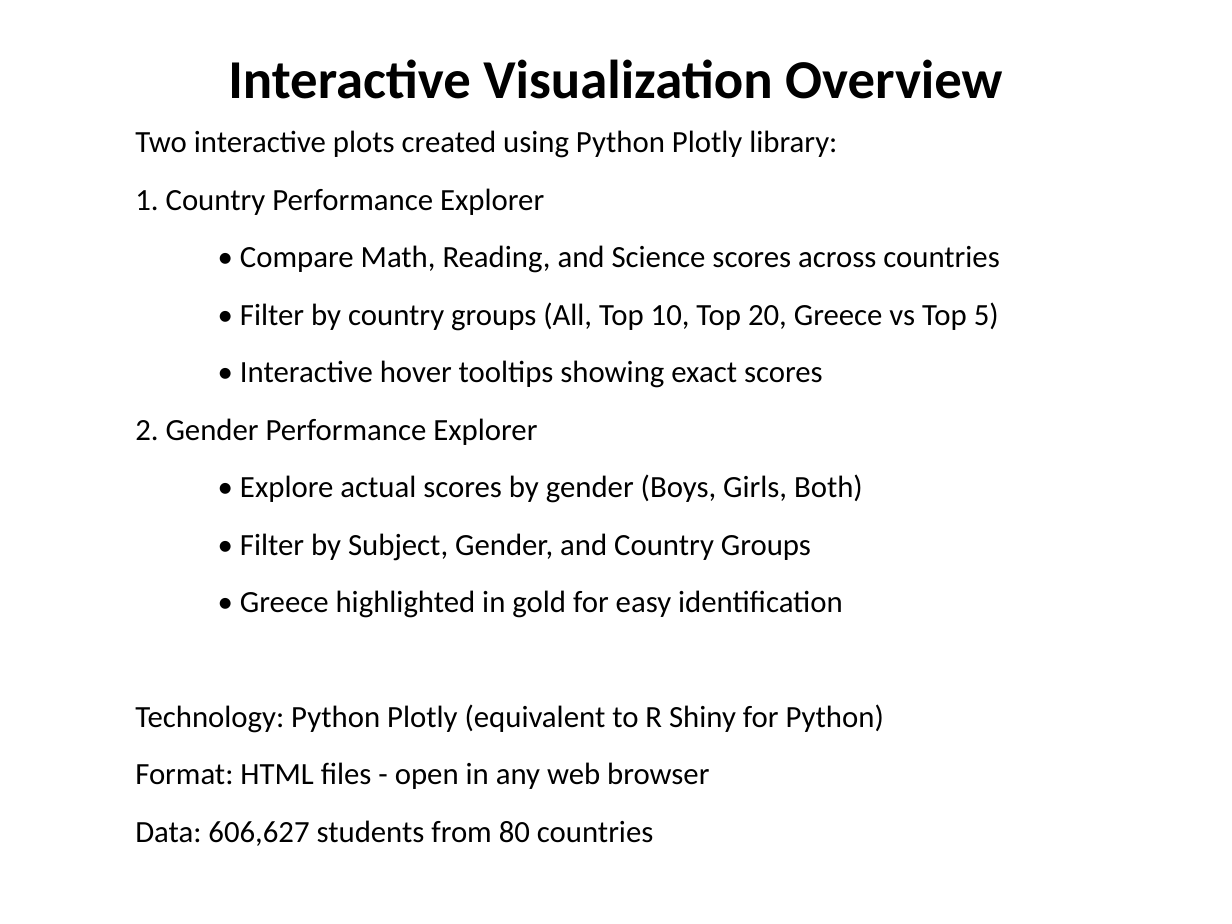
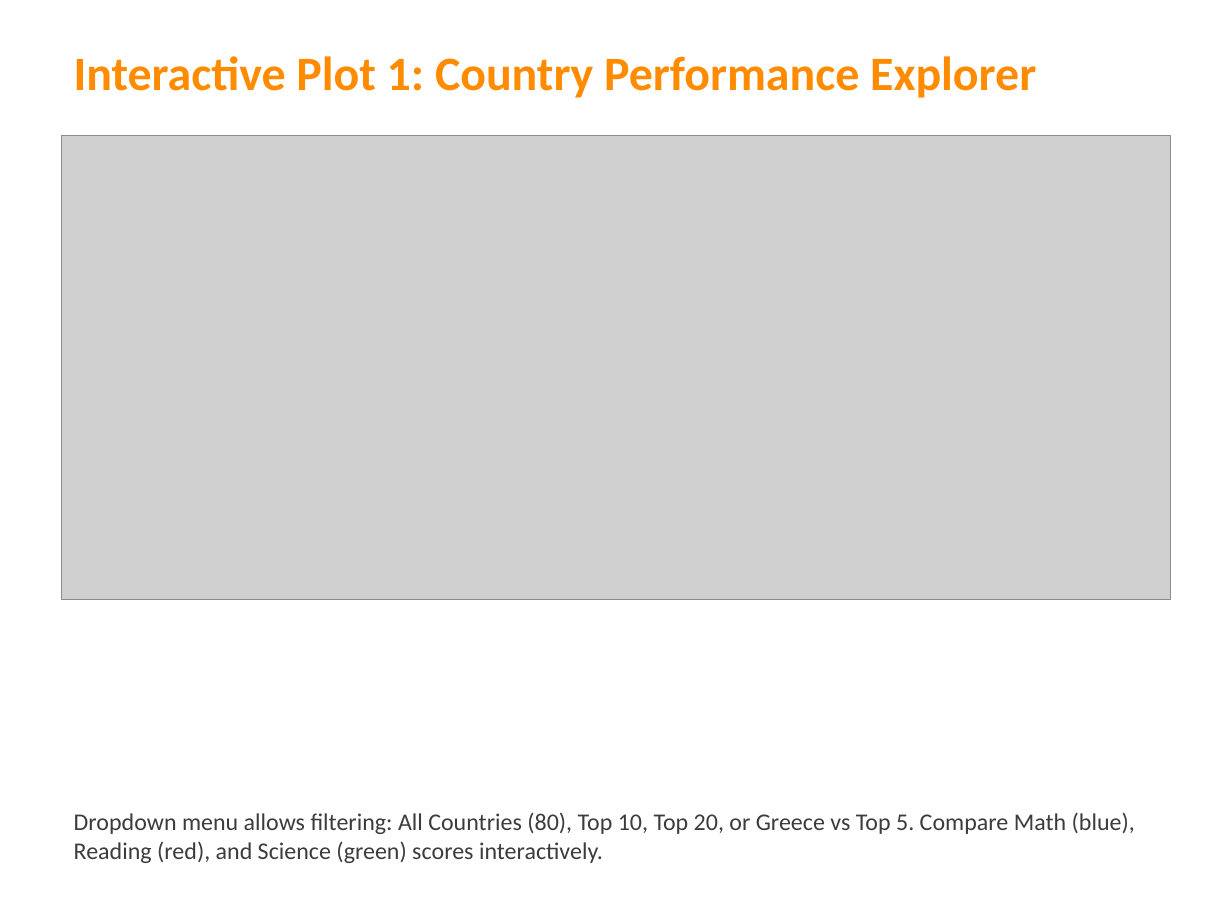
Before and after one commit to kitsakisGk/Masters_AUEB, a slide deck: slide 2 of Data_visualization/Assignment_1/PISA_2018_Interactive_Plots.pptx. Drawn at 1232x924 pixels with LibreOffice and Linux fonts; fonts in the diff are those of the drawing; grey boxes stand for pictures. Boxes give left, top, right and bottom in pixels: in the first picture for what was removed or moved away, otherwise in the second. Text is boxed around its words. In the diff, an @@ line names an element or a change of style, - is before the commit and + after.

Commit message:
Update Data Visualization Assignment 1: Replace with EDA notebook and reorganize plots

```diff
--- a/Data_visualization/Assignment_1/PISA_2018_Interactive_Plots.pptx
+++ b/Data_visualization/Assignment_1/PISA_2018_Interactive_Plots.pptx
@@ text at box(74, 56, 1036, 98): text changed; size 32 to 28 pt; text colour #000000 to #FF8C00 @@
-Interactive Visualization Overview
+Interactive Plot 1: Country Performance Explorer
@@ picture added at box(62, 136, 1170, 600) @@
@@ text removed at box(135, 130, 999, 846) @@
-Two interactive plots created using Python Plotly library:
-1. Country Performance Explorer
-  • Compare Math, Reading, and Science scores across countries
-  • Filter by country groups (All, Top 10, Top 20, Greece vs Top 5)
-  • Interactive hover tooltips showing exact scores
-2. Gender Performance Explorer
-  • Explore actual scores by gender (Boys, Girls, Both)
-  • Filter by Subject, Gender, and Country Groups
-  • Greece highlighted in gold for easy identification
-Technology: Python Plotly (equivalent to R Shiny for Python)
-Format: HTML files - open in any web browser
-Data: 606,627 students from 80 countries
@@ text added at box(74, 812, 1135, 863), 14 pt, text #3C3C3C @@
+Dropdown menu allows filtering: All Countries (80), Top 10, Top 20, or Greece vs Top 5. Compare Math (blue),
+Reading (red), and Science (green) scores interactively.
```
Also in this commit, not shown: 2 other slides changed, 4 slides added, 9 slides removed, 37 other files.
